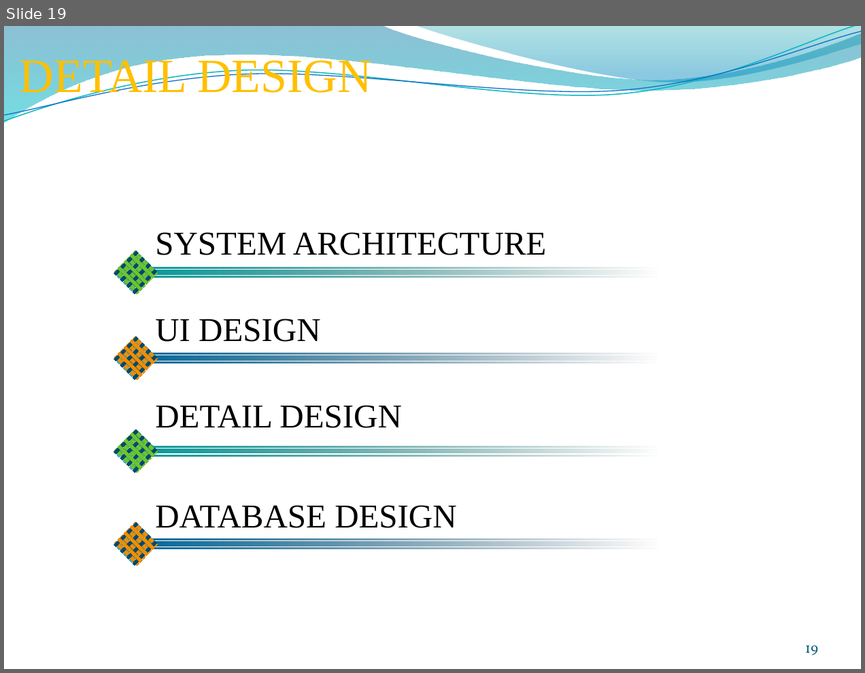
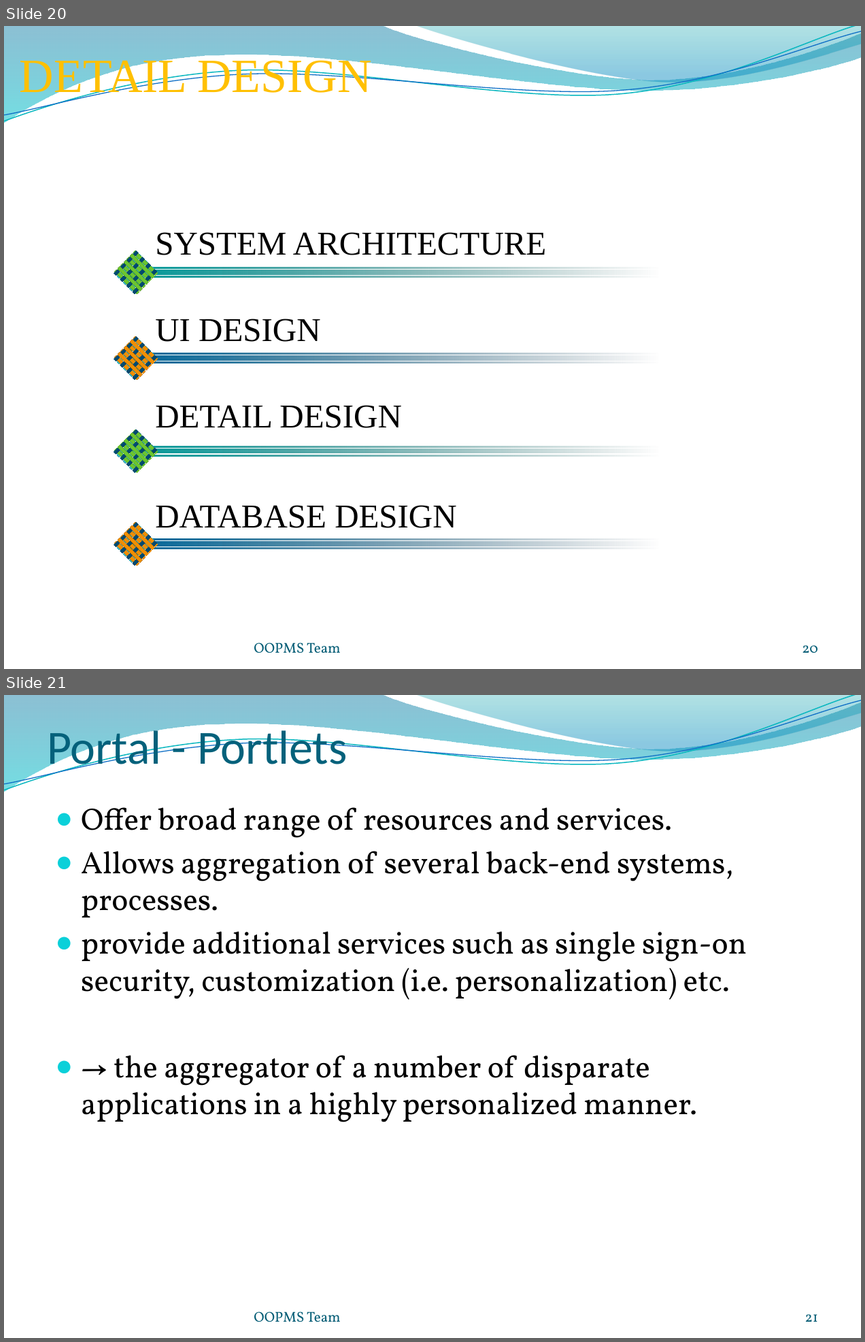
Before and after one commit to gofpattern/oopms, a slide deck: Document/Report/Presentation/OOPMS_Presentation_v1.0.pptx. Shown one above the other, each under a label of ours: slide 19 before the commit, slides 20 and 21 after it. The pictures are 865x673 and 865x1342 pixels, drawn with LibreOffice and Linux fonts; fonts in the diff are those of the drawing; background and template pictures are left out. Boxes give left, top, right and bottom in pixels: in the first picture for what was removed or moved away, otherwise in the second. Text is boxed around its words. In the diff, an @@ line names an element or a change of style, - is before the commit and + after.

```diff
--- a/Document/Report/Presentation/OOPMS_Presentation_v1.0.pptx
+++ b/Document/Report/Presentation/OOPMS_Presentation_v1.0.pptx
@@ slide 21 added at [4,695,861,1338], background picture (left out); not listed: 4 template elements that a slide beside it also shows @@
@@ title added at [47,724,347,775], 40 pt, text #04617B @@
+Portal - Portlets
@@ text added at [81,807,747,1122], 26 pt, text #000000 @@
+● Offer broad range of resources and services.
+● Allows aggregation of several back-end systems, processes.
+● provide additional services such as single sign-on security, customization (i.e. personalization) etc.
+● → the aggregator of a number of disparate applications in a highly personalized manner.
@@ text added at [254,1311,341,1322], 12 pt, text #045D75 @@
+OOPMS Team
@@ page number added at [805,1314,818,1321], 12 pt, text #045D75 @@
+21
@@ what was slide 19 is now slide 20 @@
@@ slide 20 changed as well @@
@@ text added at [254,642,341,653], 12 pt, text #045D75 @@
+OOPMS Team
@@ page number at [802,645,818,652]: text changed @@
-19
+20
```
Also in this commit, not shown: 30 other slides changed, 5 other slides added, 1 other file.
